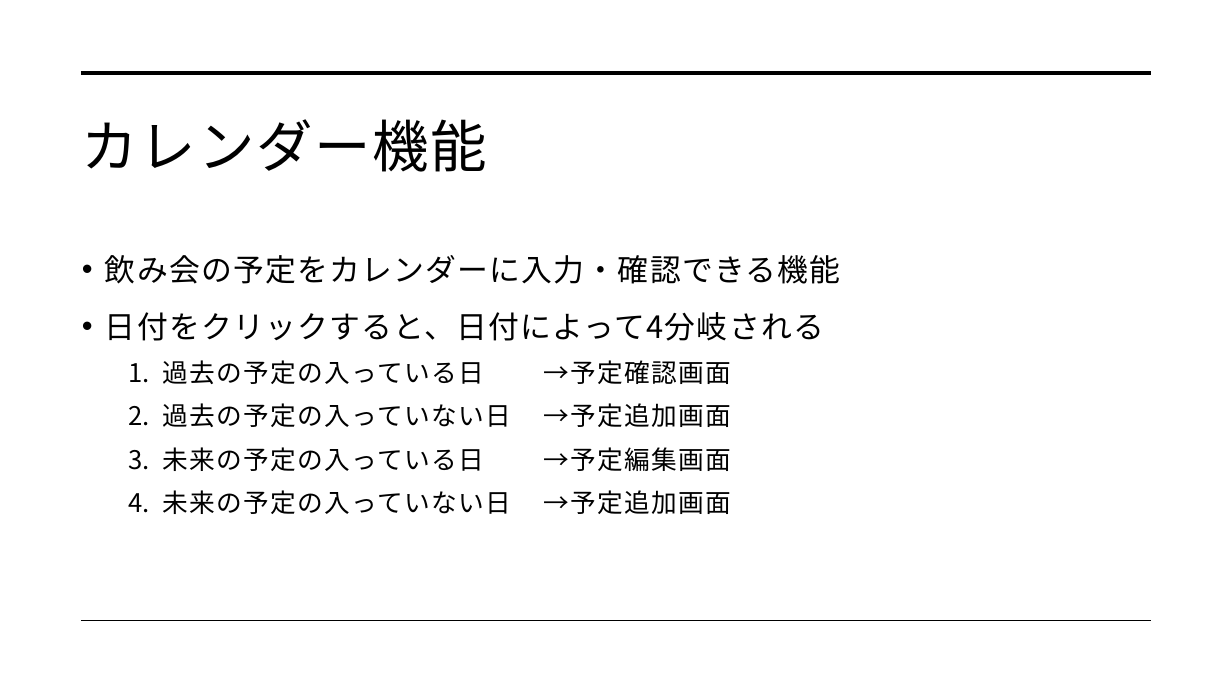
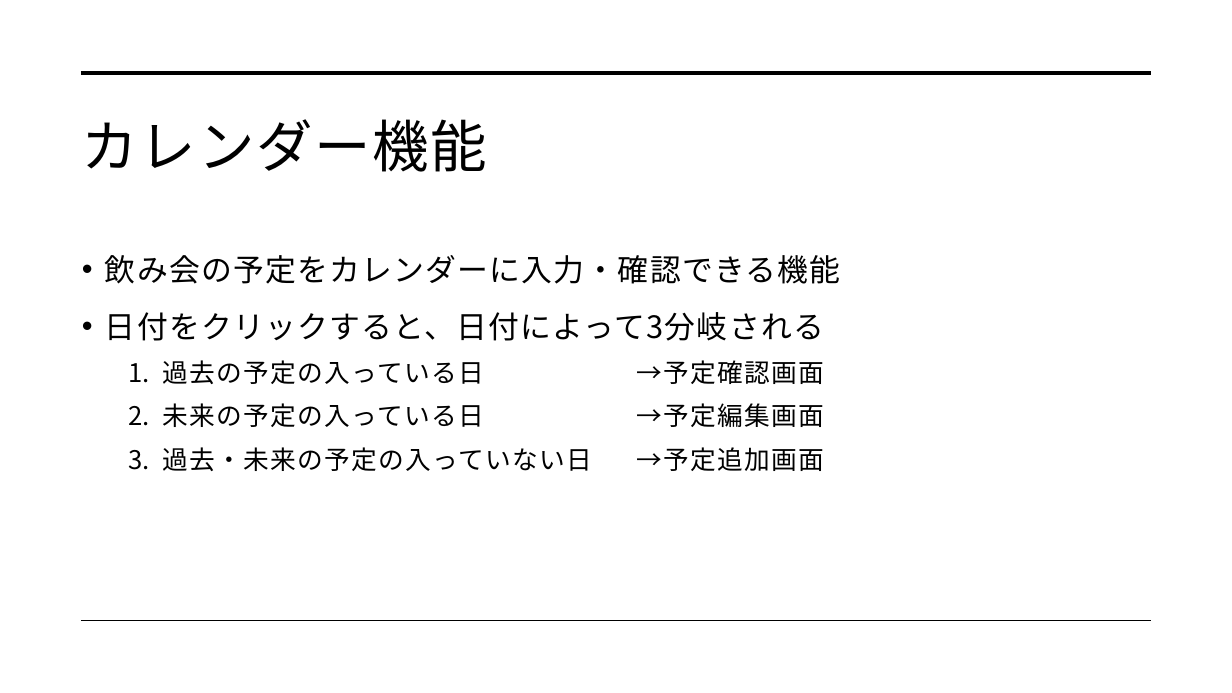
Before and after one commit to dojo2023/B-5, a slide deck: slide 5 of doc/Webアプリ成果発表.pptx. Drawn at 1232x693 pixels with LibreOffice and Linux fonts; fonts in the diff are those of the drawing. Boxes give left, top, right and bottom in pixels: in the first picture for what was removed or moved away, otherwise in the second. Text is boxed around its words. In the diff, an @@ line names an element or a change of style, - is before the commit and + after.

```diff
--- a/doc/Webアプリ成果発表.pptx
+++ b/doc/Webアプリ成果発表.pptx
@@ text at (105,312,824,341): text changed @@
-• 日付をクリックすると、日付によって4分岐される
+• 日付をクリックすると、日付によって3分岐される
@@ text at (163,403,732,427): paragraph removed @@
-  2. 過去の予定の入っていない日 →予定追加画面
@@ text at (163,447,824,471): text changed @@
-  4. 未来の予定の入っていない日 →予定追加画面
+  3. 過去・未来の予定の入っていない日 →予定追加画面
```
Also in this commit, not shown: 2 other slides changed.
